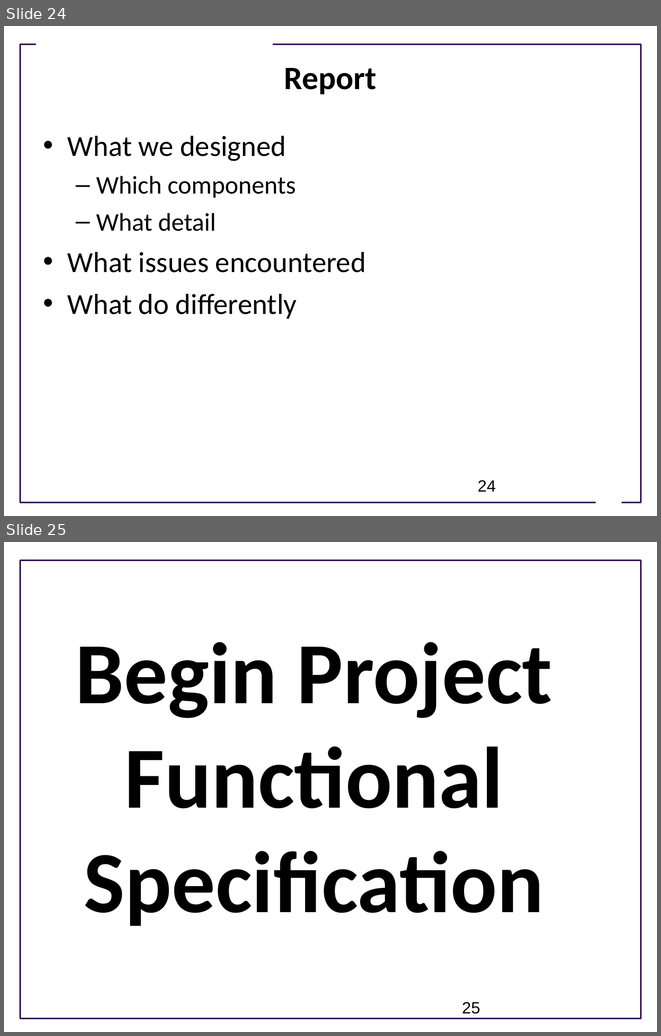
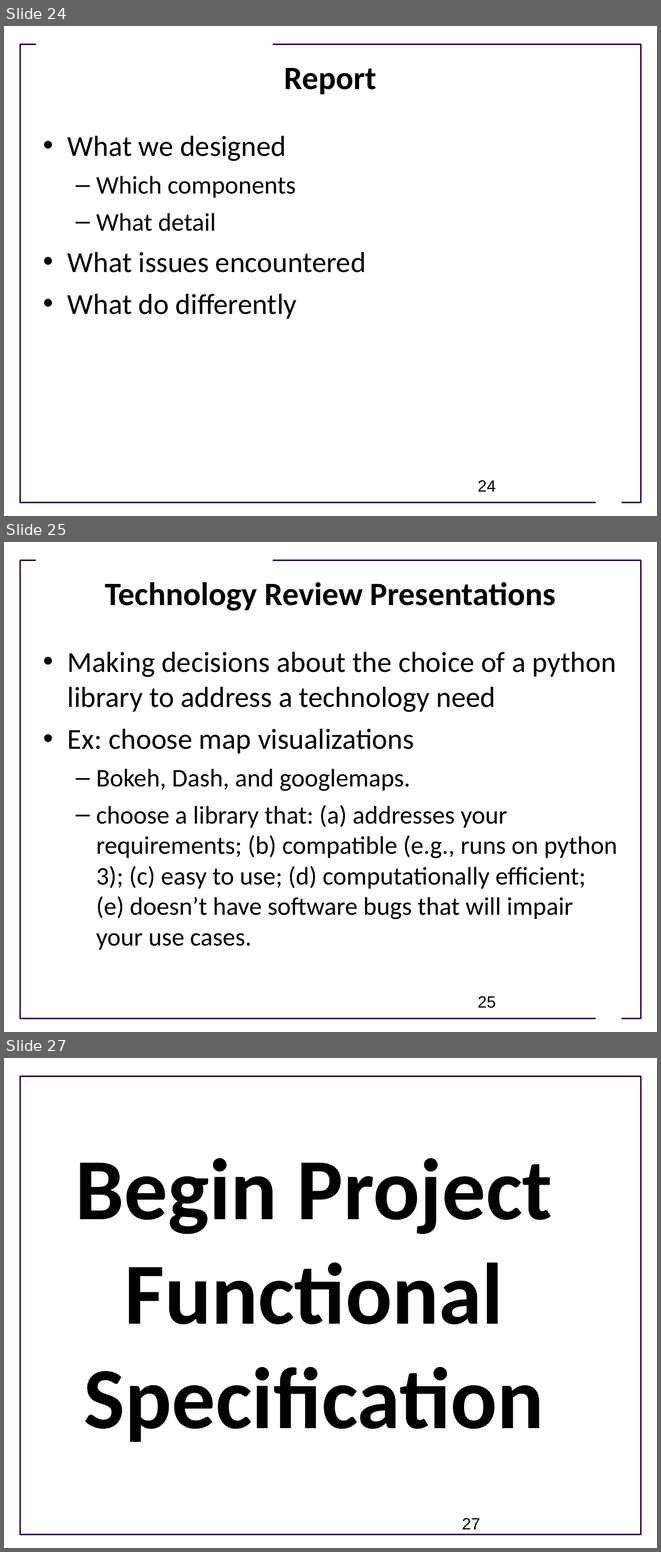
Before and after one commit to UWSEDS/LectureNotes, a slide deck: 09_Software_Design/Software-Design.ppt. Shown one above the other, each under a label of ours: slides 24 and 25 before the commit, slides 24, 25 and 27 after it; the slides between them are not shown. The pictures are 661x1036 and 661x1552 pixels, drawn with LibreOffice and Linux fonts; fonts in the diff are those of the drawing; background and template pictures are left out. Boxes give left, top, right and bottom in pixels: in the first picture for what was removed or moved away, otherwise in the second. Text is boxed around its words. In the diff, an @@ line names an element or a change of style, - is before the commit and + after.

```diff
--- a/09_Software_Design/Software-Design.ppt
+++ b/09_Software_Design/Software-Design.ppt
@@ slide 25 added at box(4, 542, 657, 1032), background #FFFFFF; not listed: 3 template elements that a slide beside it also shows @@
@@ title added at box(105, 582, 556, 611), 36 pt, text #000000, bold @@
+Technology Review Presentations
@@ text added at box(68, 652, 617, 950), 28 pt, text #000000 @@
+• Making decisions about the choice of a python library to address a technology need
+• Ex: choose map visualizations
+  – Bokeh, Dash, and googlemaps.
+  – choose a library that: (a) addresses your requirements; (b) compatible (e.g., runs on python 3); (c) easy to use; (d) computationally efficient; (e) doesn’t have software bugs that will impair your use cases.
@@ page number added at box(478, 996, 496, 1008), 18 pt, text #000000 @@
+25
@@ what was slide 25 is now slide 27 @@
@@ page number at box(462, 1518, 480, 1529): text changed @@
-25
+27
```
Also in this commit, not shown: 3 slides changed, 1 other slide added.
